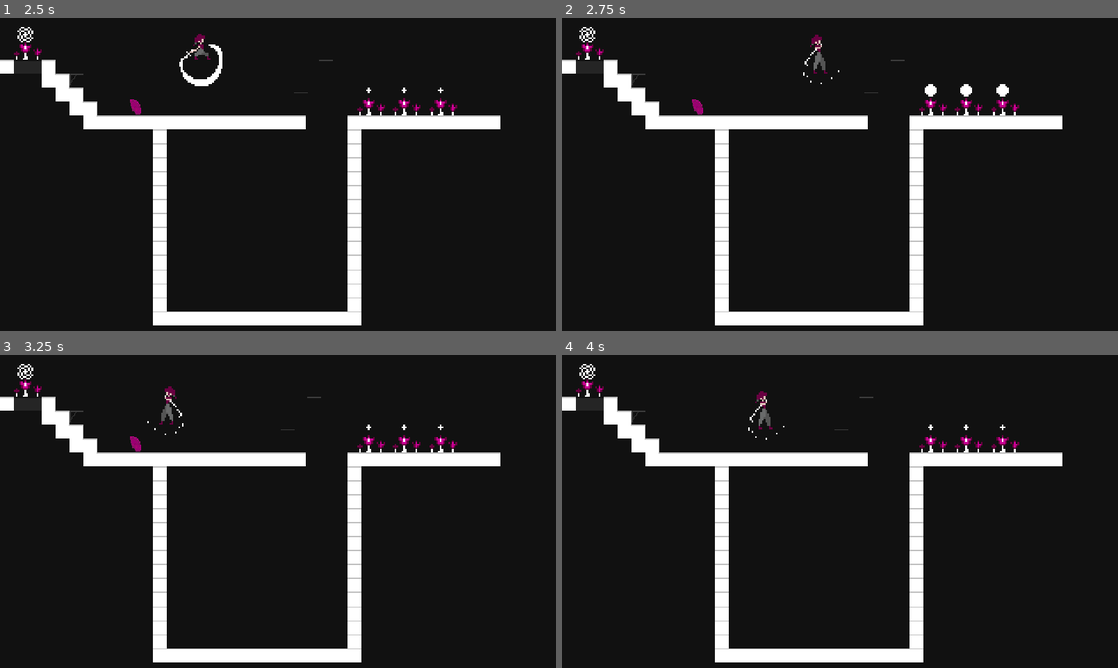
Above: before the commit, frames 1-4 (two rows, left to right).
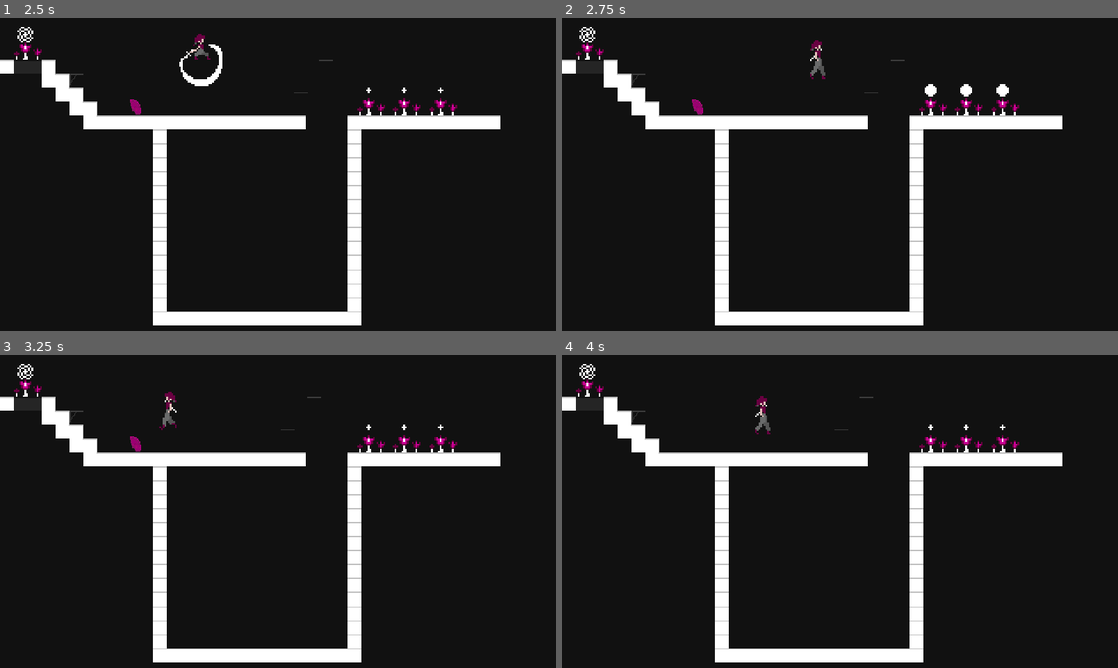
Above: after the commit, the same moments.

Repository: CaptnJayce/parry-the-floor
Game: Godot game, scene res://UI/MainMenu/MainMenu.tscn
Two runs of this game, one before a commit and one after it. Both use one fixed random seed, a clock stepped at 60 frames per second and the inputs below.
Inputs (mouse positions are in pixels of both pictures, inside the frame that each line leads up to):
- Up to frame 1 (2.5 s): click (278, 143) at 0.5 s; tap Enter (ui_accept) at 1.25 s; hold Space (m_jump) 1.28-2.03 s; hold D (m_right) from 1.28 s (still down); tap Down (parry_d) at 1.35, 2.3 s; tap Space (m_jump) at 2.1, 2.27 s
- Up to frame 2 (2.75 s): keep holding D (m_right); tap Space (m_jump) at 2.57 s
- Up to frame 3 (3.25 s): release D (m_right) at 2.78 s; hold A (m_left) from 2.78 s (still down); hold Space (m_jump) from 2.78 s (still down); tap Shift (m_slide) at 2.85 s
- Up to frame 4 (4 s): release A (m_left) at 3.53 s; release Space (m_jump) at 3.53 s; hold D (m_right) from 3.53 s (still down); tap Down (parry_d) at 3.6 s; tap Space (m_jump) at 3.77 s

Frame 1 is identical in both runs. In frame 2, 0.2% of the frame differs, in the area x 43-50%, y 5-22%; in frame 3, 0.2%; in frame 4, 0.2%.

Commit message:
combo system + state machine fix

Diff:
--- a/Objects/Characters/Perry/Perry.tscn
+++ b/Objects/Characters/Perry/Perry.tscn
@@ -76,7 +76,6 @@
 
 [sub_resource type="Animation" id="Animation_2ulgp"]
 length = 1.5
-loop_mode = 1
 tracks/0/type = "value"
 tracks/0/imported = false
 tracks/0/enabled = true
@@ -595,21 +594,26 @@
 advance_mode = 2
 advance_condition = &"is_moving"
 
+[sub_resource type="AnimationNodeStateMachineTransition" id="AnimationNodeStateMachineTransition_kbct5"]
+switch_mode = 2
+advance_mode = 2
+advance_condition = &"jumping"
+
 [sub_resource type="AnimationNodeStateMachine" id="AnimationNodeStateMachine_oa8c3"]
 states/End/position = Vector2(865, 98)
 states/Idle/node = SubResource("AnimationNodeBlendSpace2D_om6lk")
-states/Idle/position = Vector2(366, 98)
+states/Idle/position = Vector2(496, 98)
 states/Jump/node = SubResource("AnimationNodeBlendSpace2D_djd37")
 states/Jump/position = Vector2(366, -36)
 states/Parry/node = SubResource("AnimationNodeBlendSpace2D_xwbay")
-states/Parry/position = Vector2(459, 215)
+states/Parry/position = Vector2(366, 260)
 states/Slide/node = SubResource("AnimationNodeBlendSpace2D_rvxly")
 states/Slide/position = Vector2(547, -36)
 states/Start/position = Vector2(216, 98)
 states/Walk/node = SubResource("AnimationNodeBlendSpace2D_gaiub")
-states/Walk/position = Vector2(547, 98)
-transitions = ["Start", "Idle", SubResource("AnimationNodeSt …(1107 unchanged characters)… mationNodeStateMachineTransition_2pf7a")]
-graph_offset = Vector2(-96, -77)
+states/Walk/position = Vector2(667, 98)
+transitions = ["Start", "Idle", SubResource("AnimationNodeSt …(1107 unchanged characters)… mationNodeStateMachineTransition_2pf7a"), "Parry", "Jump", SubResource("AnimationNodeStateMachineTransition_kbct5")]
+graph_offset = Vector2(-39, -53)
 
 [node name="Perry" type="CharacterBody2D" groups=["Player"]]
 scale = Vector2(2, 2)
@@ -623,7 +627,6 @@
 texture = ExtResource("1_daafu")
 hframes = 6
 vframes = 5
-frame = 21
 region_rect = Rect2(8, 17, 13, 23)
 metadata/_aseprite_wizard_config_ = {
 "i_mode": -1,
@@ -689,7 +692,7 @@
 parameters/conditions/sliding = false
 parameters/Idle/blend_position = Vector2(0, 0)
 parameters/Jump/blend_position = Vector2(0, 0)
-parameters/Parry/blend_position = Vector2(0, 0)
+parameters/Parry/blend_position = Vector2(-0.00265253, -0.00385964)
 parameters/Slide/blend_position = Vector2(0, 0)
 parameters/Walk/blend_position = Vector2(0, 0)
 
--- a/Scripts/Player Management/Player.gd
+++ b/Scripts/Player Management/Player.gd
@@ -5,7 +5,14 @@
 
 # PARRY RELATED VARIABLES
 var previous_direction # Used in _process to store the previous parry direction
-var knockback_power_vertical = 450 # The vertical distance traveled when parrying
+var parry_dist = 450 # The vertical distance traveled when parrying
+var parry_dist_reset = 450
+var combo_count : int
+
+# COMBO RELATED VARIABLES
+var combo_1 = 50
+var combo_2 = 80
+var combo_3 = 125
 
 # MOVEMENT RELATED VARIABLES
 var speed = 250 # Player speed
@@ -29,6 +36,11 @@
 		pass
 	else:
 		player.position = Signals.respawnpos_data
+
+func _process(delta):
+	if player.is_on_floor():
+		combo_count = 0
+		parry_dist = parry_dist_reset
 
 func _physics_process(delta):
 	direction = Input.get_axis("m_left", "m_right")
@@ -77,11 +89,27 @@
 
 # ANIMATION STATE MACHINE
 func update_animation():
-	animation_tree.set("parameters/conditions/idle", velocity == Vector2.ZERO)
-	animation_tree.set("parameters/conditions/is_moving", velocity != Vector2.ZERO && is_on_floor())
-	animation_tree.set("parameters/conditions/parry", Input.is_action_just_pressed("parry_d"))
-	animation_tree.set("parameters/conditions/jumping", Input.is_action_just_pressed("m_jump"))
+	# Sets idle and walking anims
+	if velocity == Vector2.ZERO && is_on_floor():
+		animation_tree["parameters/conditions/idle"] = true
+		animation_tree["parameters/conditions/is_moving"] = false
+	else:
+		animation_tree["parameters/conditions/idle"] = false
+		animation_tree["parameters/conditions/is_moving"] = true
 
+	# Sets walking anim
+	if Input.is_action_just_pressed("parry_d"):
+		animation_tree["parameters/conditions/parry"] = true
+	else:
+		animation_tree["parameters/conditions/parry"] = false
+
+	# Sets jumping anim
+	if Input.is_action_just_pressed("m_jump"):
+		animation_tree["parameters/conditions/jumping"] = true
+	else:
+		animation_tree["parameters/conditions/jumping"] = false
+
+	# Sets sliding anim and movement bonuses
 	if Input.is_action_just_pressed("m_slide") && is_on_floor():
 		animation_tree["parameters/conditions/sliding"] = true
 		speed = speed + 200
@@ -92,6 +120,7 @@
 	else:
 		animation_tree["parameters/conditions/sliding"] = false
 
+	# I don't actually know what this does it was just in the tut
 	animation_tree["parameters/Idle/blend_position"] = direction
 	animation_tree["parameters/Parry/blend_position"] = direction
 	animation_tree["parameters/Walk/blend_position"] = direction
@@ -101,8 +130,27 @@
 # PARRY
 func _on_attack_box_area_entered(area):
 	if area.is_in_group("Collide") || is_on_wall() && !is_on_floor():
+		combo_count += 1
+		print(combo_count)
+
+		if combo_count == 1:
+			parry_dist = parry_dist_reset
+			parry_dist = parry_dist + combo_1
+
+		if combo_count == 2:
+			parry_dist = parry_dist_reset
+			parry_dist = parry_dist + combo_2
+
+		if combo_count == 3:
+			parry_dist = parry_dist_reset
+			parry_dist = parry_dist + combo_3
+
+		if combo_count > 3:
+			parry_dist = parry_dist_reset
+			combo_count = 1
+
 		if previous_direction == "down":
-			velocity.y = -knockback_power_vertical
+			velocity.y = -parry_dist
 		else:
 			velocity.x = 0
 
--- a/UI/Pause/PauseController.gdshader
+++ /dev/null
@@ -1,14 +0,0 @@
-shader_type canvas_item;
-uniform sampler2D SCREEN_TEXTURE: hint_screen_texture, filter_linear_mipmap;
-
-uniform float lod: hint_range(0.0, 5) = 0.0;
-
-void fragment(){
-	vec4 color = texture(SCREEN_TEXTURE, SCREEN_UV, lod);
-	COLOR = color;
-}
-
-//void light() {
-	// Called for every pixel for every light affecting the CanvasItem.
-	// Uncomment to replace the default light processing function with this one.
-//}
Not shown: 1 places in Objects/Characters/Perry/Perry.tscn that only renumber resources
Not shown, changed: ptf_save.save
